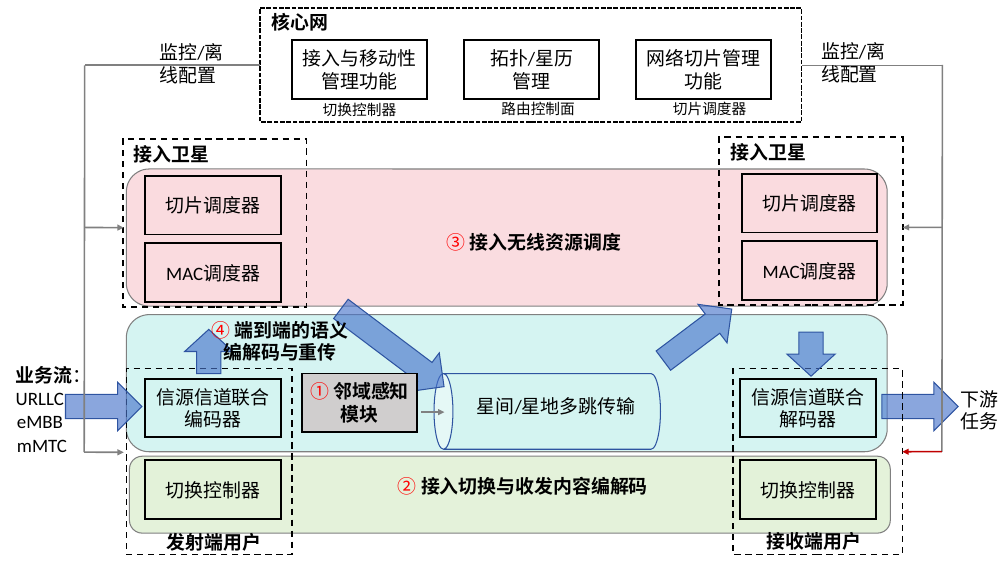
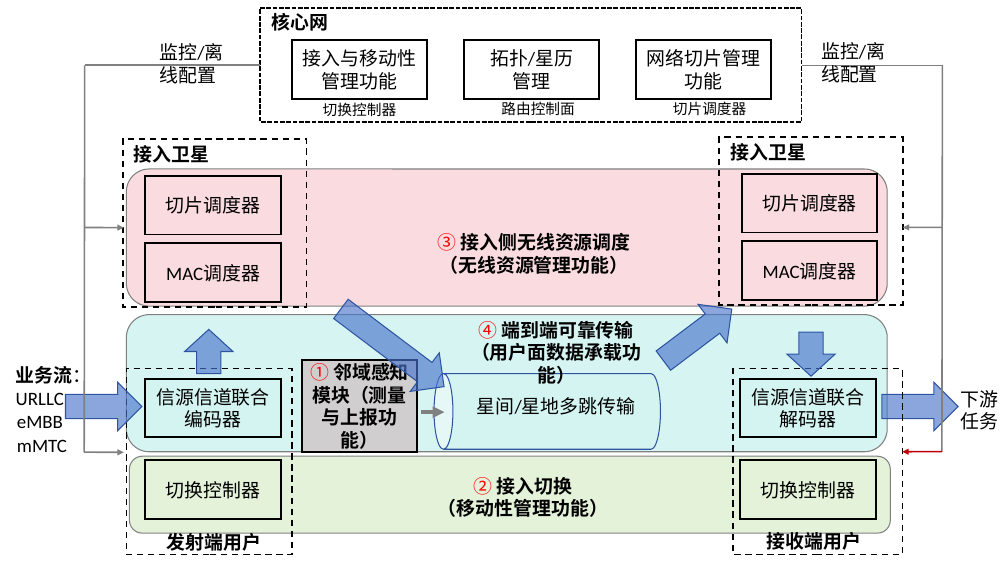
Before and after one commit to Langxiupu/SJTUThesis, a slide deck: slide 1 of figures/ppt/技术耦合-精简.pptx. Drawn at 1008x567 pixels with LibreOffice and Linux fonts; fonts in the diff are those of the drawing. Boxes give left, top, right and bottom in pixels: in the first picture for what was removed or moved away, otherwise in the second. Text is boxed around its words. In the diff, an @@ line names an element or a change of style, - is before the commit and + after.

```diff
--- a/figures/ppt/技术耦合-精简.pptx
+++ b/figures/ppt/技术耦合-精简.pptx
@@ text at (437, 233, 631, 274): text changed @@
-③ 接入无线资源调度
+③ 接入侧无线资源调度
+（无线资源管理功能）
@@ text at (471, 321, 641, 361): text changed @@
-④ 端到端的语义
-编解码与重传
+④ 端到端可靠传输
+（用户面数据承载功能）
@@ rectangle "① 邻域感知模块（测量与上报功能）": place and size @@
-rectangle "① 邻域感知模块（测量与上报功能）" at (302, 374, 417, 432)
+rectangle "① 邻域感知模块（测量与上报功能）" at (302, 361, 417, 452)
@@ text in rectangle at (310, 360, 409, 453): text changed @@
-① 邻域感知模块
+① 邻域感知模块（测量与上报功能）
@@ arrow (421, 412) - (445, 412): stroke #808080 1.75 pt to #808080 3.75 pt @@
@@ text at (438, 477, 608, 517): text changed @@
-② 接入切换与收发内容编解码
+② 接入切换
+（移动性管理功能）
```
Also in this commit, not shown: 3 other files.
